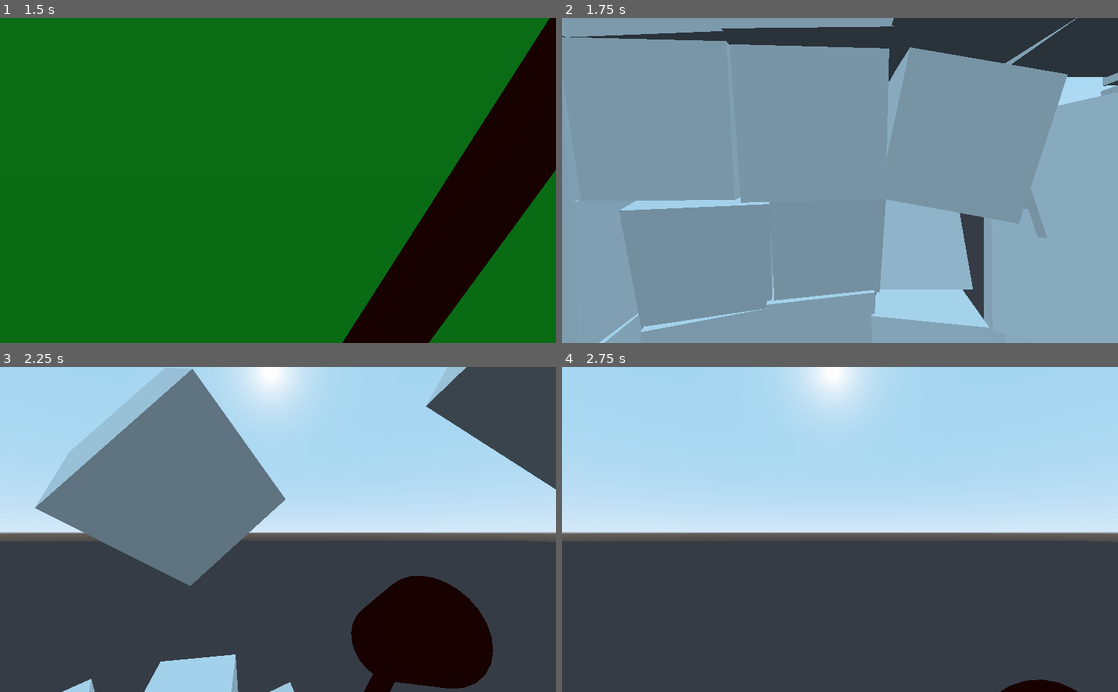
Above: before the commit, frames 1-4 (two rows, left to right).
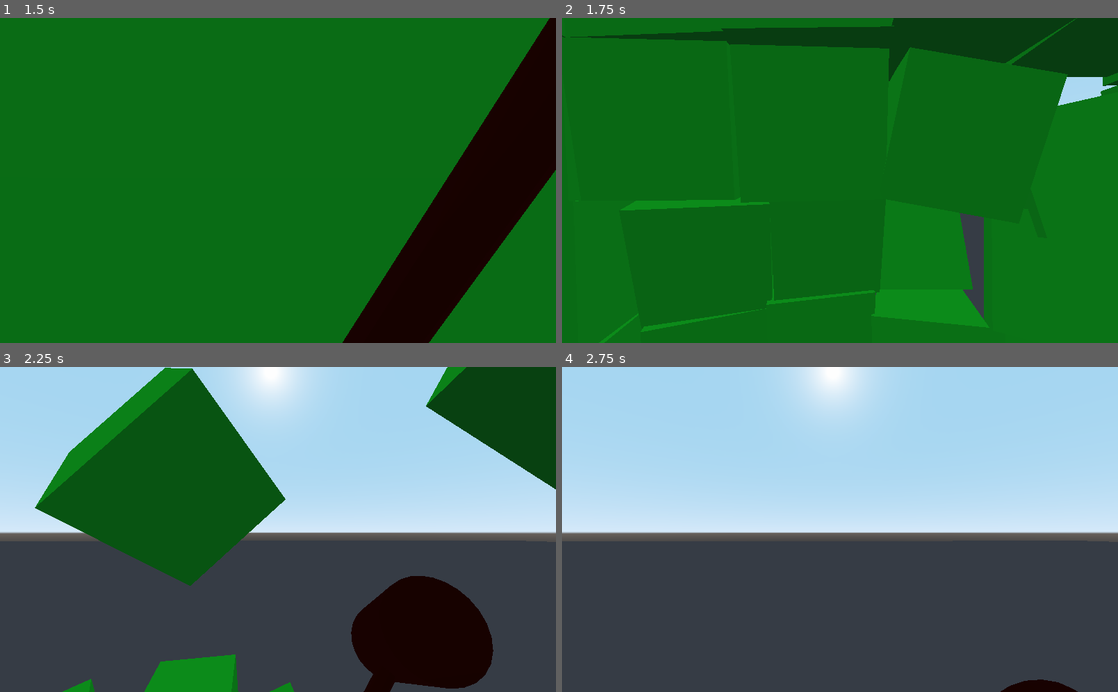
Above: after the commit, the same moments.

Repository: Gedas-S/what-minotaur
Game: Godot game, scene res://Maze.tscn
The game is run twice, just before and just after one commit, with the same random seed, the same clock (stepped at 60 frames per second) and the same inputs.
Inputs (mouse positions are in pixels of both pictures, inside the frame that each line leads up to):
- Up to frame 1 (1.5 s): tap Enter at 0.5 s; move the mouse to (305, 180) at 0.52 s; hold W from 0.53 s (still down); click (305, 180) at 0.67 s; move the mouse to (250, 180) at 1.27 s
- Up to frame 2 (1.75 s): keep holding W
- Up to frame 3 (2.25 s): keep holding W; move the mouse to (289, 523) at 2.02 s
- Up to frame 4 (2.75 s): keep holding W

Frame 1 is identical in both runs. In frame 2, 99% of the frame differs, in the area x 0-100%, y 0-100%; in frame 3, 24%; in frame 4, nothing differs.

Commit message:
green rubble

Diff:
--- a/walls/Rubble.tscn
+++ b/walls/Rubble.tscn
@@ -1,10 +1,15 @@
-[gd_scene load_steps=3 format=2]
+[gd_scene load_steps=4 format=2]
 
 [sub_resource type="BoxShape" id=1]
 margin = 0.01
 extents = Vector3( 0.1, 0.1, 0.1 )
 
-[sub_resource type="CubeMesh" id=2]
+[sub_resource type="SpatialMaterial" id=2]
+albedo_color = Color( 0.0588235, 0.803922, 0.0901961, 1 )
+metallic = 0.3
+
+[sub_resource type="CubeMesh" id=3]
+material = SubResource( 2 )
 size = Vector3( 0.2, 0.2, 0.2 )
 
 [node name="RigidBody" type="RigidBody"]
@@ -15,5 +20,5 @@
 shape = SubResource( 1 )
 
 [node name="MeshInstance" type="MeshInstance" parent="."]
-mesh = SubResource( 2 )
+mesh = SubResource( 3 )
 material/0 = null
Not shown: 3 places in walls/WallSegment.tscn that only renumber resources
